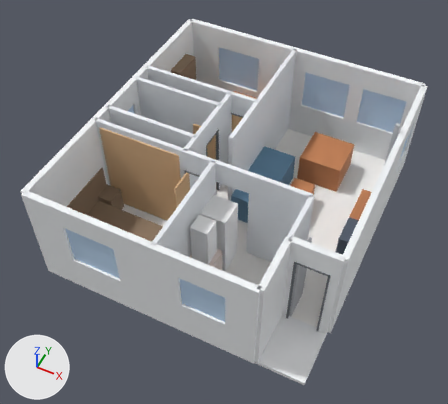
What one commit did to the OBJ model Departamento_01-01.obj.
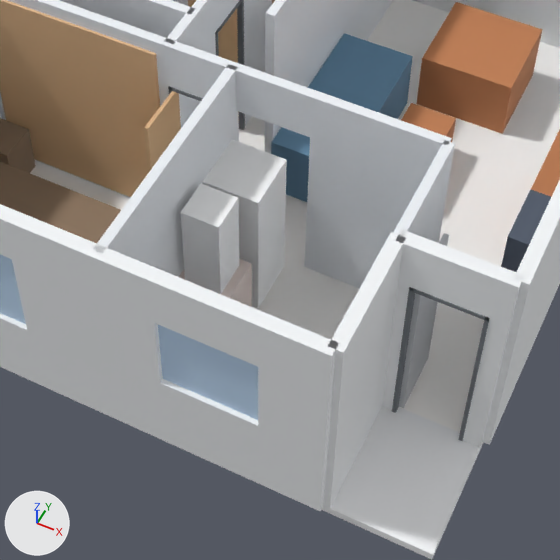
Old and new are each drawn whole from a 50 mm lens placed at (7.36, -12.75, 11.74), pointed at (3.04, -4.1, 0.92) and again close up on the part from 24% to 81% of the width and 32% to 95% of the height. Every picture has the same lights, and +X, +Y and +Z are marked at lower left. The first two pictures are the older version. Where no turn or scale is listed for an object, it has been applied to the vertices. Vertices at exactly the same position are counted once.

The first close-up shows '00_Palier_Edificio', '00_Piso_Ceramico_33x33', '01B_Ventanas_Aluminio', '01_Muros_Exteriores', '02B_Marcos_Puertas_Chapa', '02C_Hojas_Puertas_Madera', '02E_Placards_Corredizos_Madera', '02_Tabiques_Interiores', '04B_Sanitarios_Y_Termo', '04_Equipamiento_Cocina_Bano', '05B_Muebles_Madera_Caoba', '05C_Muebles_Madera_Nogal', '05_Muebles_Living_Comedor' and 2 more.
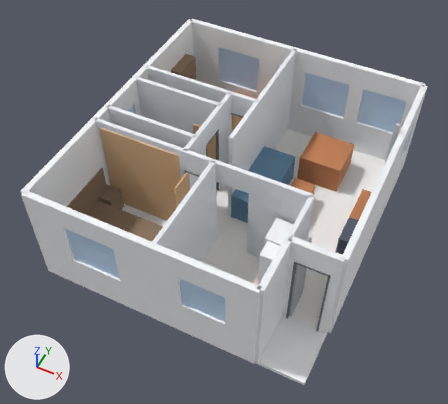
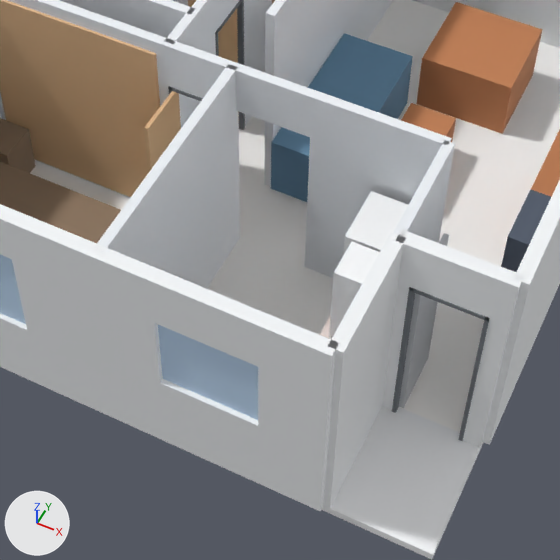
What changed in the scene script:
```text
Change me_04_equipamiento_cocina_bano:
    used by ob_04_equipamiento_cocina_bano; location = (0.0, 0.0, 0.0)
    remove me_04_equipamiento_cocina_bano.from_pydata(...)  # 14 vertices, 12 faces; spans x 3.05..4.62, y -6.94..-5.35, z 0.0..0.86
    add me_04_equipamiento_cocina_bano.from_pydata(...)  # 14 vertices, 12 faces; spans x 3.58..5.15, y -6.94..-5.35, z 0.0..0.86
    me_04_equipamiento_cocina_bano part 1: the whole mesh is rebuilt
Change me_04b_sanitarios_y_termo:
    used by ob_04b_sanitarios_y_termo; location = (0.0, 0.0, 0.0)
    remove me_04b_sanitarios_y_termo.from_pydata(...)  # 48 vertices, 36 faces; spans x 0.05..5.13, y -6.94..-2.84, z 0.0..1.9
    add me_04b_sanitarios_y_termo.from_pydata(...)  # 48 vertices, 36 faces; spans x 0.05..5.15, y -6.94..-2.84, z 0.0..1.9
    me_04b_sanitarios_y_termo part 2: the loose piece of 8 vertices spanning x 3.12..3.52, y -5.82..-5.42, z 0.86..1.9 is moved by (1.56, 0.0, 0.0)
    me_04b_sanitarios_y_termo part 3: the loose piece of 8 vertices spanning x 3.05..3.65, y -5.26..-4.64, z 0.0..1.72 is moved by (1.5, 0.0, 0.0)
    other edits to the shape of me_04b_sanitarios_y_termo do not show in these pictures
```

Boxes (x1, y1, x2, y2) around the edits, measured in the close-ups (560 x 560 px; the box of a moved part takes in the faces that stretch with it):
'04B_Sanitarios_Y_Termo', reshaped
    before: (181, 140, 287, 308)
    after: (329, 191, 408, 339)
'04_Equipamiento_Cocina_Bano', reshaped (mostly hidden afterwards)
    before: (179, 259, 252, 307)
    after: (319, 315, 331, 339)
part 2 of me_04b_sanitarios_y_termo, moved or reshaped
    before: (181, 184, 239, 294)
    after: (329, 242, 380, 339)
part 3 of me_04b_sanitarios_y_termo, moved or reshaped
    before: (203, 140, 287, 308)
    after: (343, 191, 408, 255)
